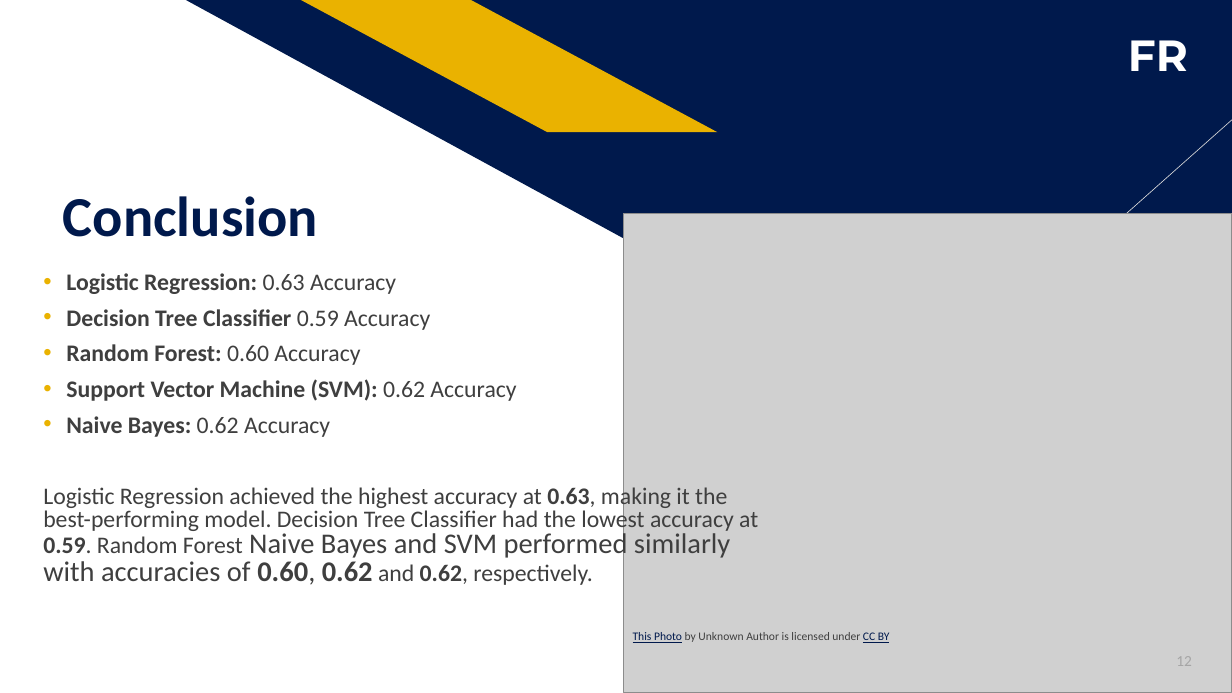
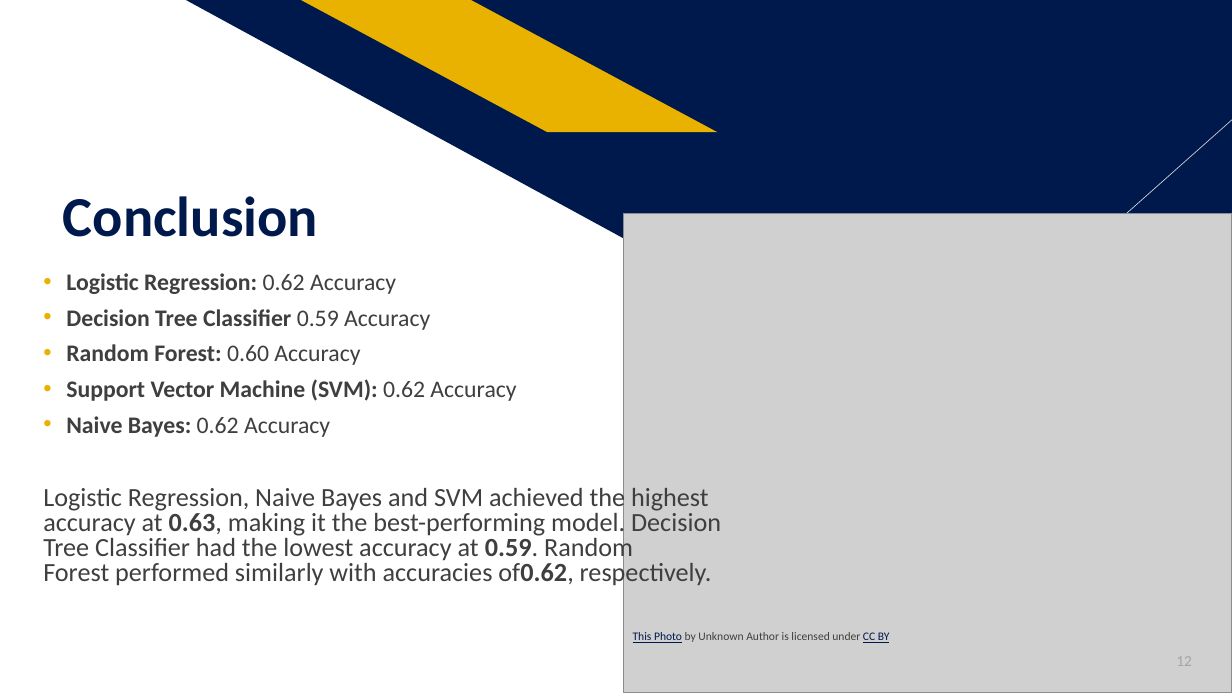
Before and after one commit to Sego-Mich/mich_phase_3_final_project, a slide deck: slide 12 of Mich Flu Shot Learning.pptx. Drawn at 1232x693 pixels with LibreOffice and Linux fonts; fonts in the diff are those of the drawing; grey boxes stand for pictures. Boxes give left, top, right and bottom in pixels: in the first picture for what was removed or moved away, otherwise in the second. Text is boxed around its words. In the diff, an @@ line names an element or a change of style, - is before the commit and + after.

Commit message:
preprocessing and modelling & non technical

```diff
--- a/Mich Flu Shot Learning.pptx
+++ b/Mich Flu Shot Learning.pptx
@@ rectangle added at box(1127, 21, 1202, 78), fill #00194C @@
@@ text removed at box(1128, 40, 1188, 71) @@
-FR
@@ text at box(66, 273, 396, 294): text changed @@
-• Logistic Regression: 0.63 Accuracy
+• Logistic Regression: 0.62 Accuracy
@@ text at box(43, 484, 721, 588): text changed; size 18.5 to 20.4 pt @@
-Logistic Regression achieved the highest accuracy at 0.63, making it the best-performing model. Decision Tree Classifier had the lowest accuracy at 0.59. Random Forest Naive Bayes and SVM performed similarly with accuracies of 0.60, 0.62 and 0.62, respectively.
+Logistic Regression, Naive Bayes and SVM achieved the highest accuracy at 0.63, making it the best-performing model. Decision Tree Classifier had the lowest accuracy at 0.59. Random Forest performed similarly with accuracies of0.62, respectively.
```
Also in this commit, not shown: 6 other files.
